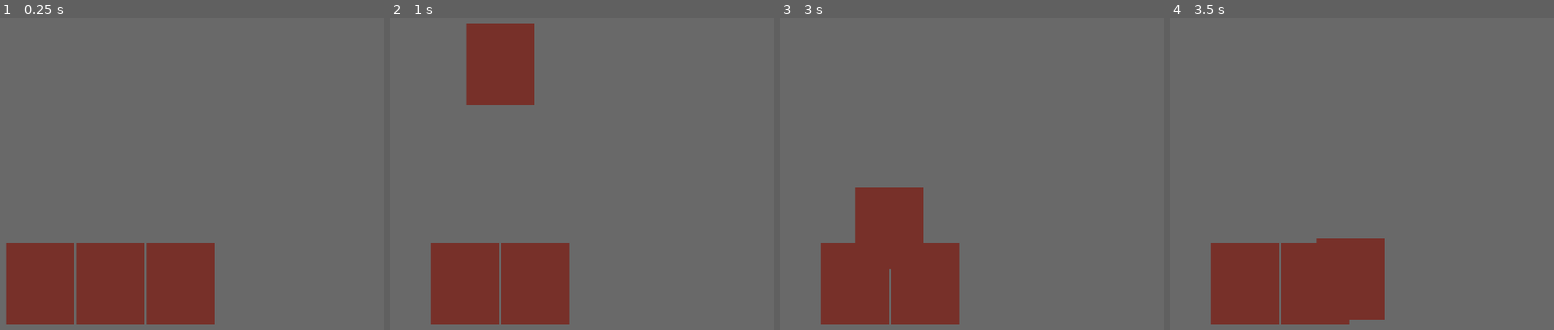
Above: before the commit, frames 1-4 (left to right).
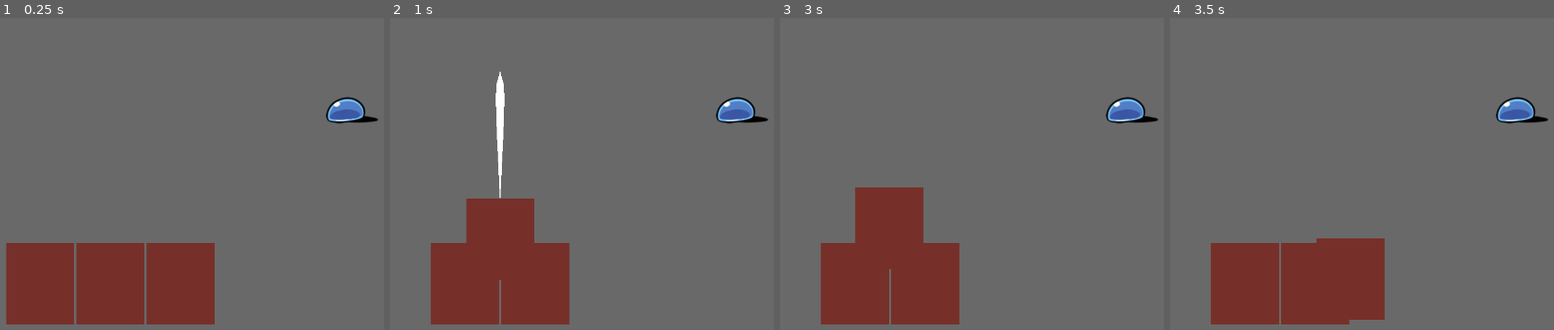
Above: after the commit, the same moments.

Repository: bhsaio145/SlayTheSpire-Clone
Game: Godot game, scene res://scenes/battle/battle_scene.tscn
The game is run twice, just before and just after one commit, with the same random seed, the same clock (stepped at 60 frames per second) and the same inputs.
Inputs (mouse positions are in pixels of both pictures, inside the frame that each line leads up to):
- Up to frame 1 (0.25 s): no input
- Up to frame 2 (1 s): tap Enter at 0.5 s; drag from (428, 289) to (501, 67) at 0.52 s
- Up to frame 3 (3 s): tap Space at 1.25, 2.75 s; drag from (852, 289) to (891, 67) at 1.27 s; tap Enter at 2 s; move the mouse to (891, 289) at 2.02 s; press the mouse at (891, 289) at 2.03 s; right-click (891, 289) at 2.3 s; release the mouse at (891, 289) at 2.75 s; drag from (852, 208) to (960, 283) at 2.77 s
- Up to frame 4 (3.5 s): no input

The runs differ from the first frame. In frame 1, 0.8% of the frame differs, in the area x 84-99%, y 25-34%; in frame 2, 8.4%, in the area x 19-99%, y 1-84%; in frame 3, 0.8%; in frame 4, 0.8%.

Commit message:
Added Aiming State to Cards

Diff:
--- /dev/null
+++ b/characters/players/bugeisha/cards/bugeisha_block.tres
@@ -0,0 +1,9 @@
+[gd_resource type="Resource" script_class="Card" load_steps=2 format=3 uid="uid://do6gr00gv7vib"]
+
+[ext_resource type="Script" path="res://resources/Card/card.gd" id="1_nch08"]
+
+[resource]
+script = ExtResource("1_nch08")
+id = "bugeisha_block"
+type = 1
+target = 0
--- /dev/null
+++ b/characters/players/bugeisha/cards/bugeisha_slash.tres
@@ -0,0 +1,9 @@
+[gd_resource type="Resource" script_class="Card" load_steps=2 format=3 uid="uid://b77bkrmwhme57"]
+
+[ext_resource type="Script" path="res://resources/Card/card.gd" id="1_bhp7k"]
+
+[resource]
+script = ExtResource("1_bhp7k")
+id = "bugeisha_slash"
+type = 0
+target = 1
--- a/project.godot
+++ b/project.godot
@@ -14,6 +14,10 @@
 run/main_scene="res://scenes/battle/battle_scene.tscn"
 config/features=PackedStringArray("4.2", "Forward Plus")
 config/icon="res://icon.svg"
+
+[autoload]
+
+Events="*res://resources/global/events.gd"
 
 [display]
 
@@ -38,3 +42,4 @@
 
 2d_physics/layer_1="Card Target Selector"
 2d_physics/layer_2="Card Drop Area"
+2d_physics/layer_3="Enemy"
--- a/resources/Card/Card States/card_state_aiming.gd
+++ b/resources/Card/Card States/card_state_aiming.gd
@@ -1 +1,25 @@
 extends CardStates
+
+const MOUSE_Y_SNAPBACK_THRESHOLD := 730
+
+func enter() -> void:
+	card_ui.targets.clear()
+	#snapping card to position, allow for aiming
+	var offset := Vector2(card_ui.parent.size.x/2, -card_ui.size.y/2)
+	offset.x -= card_ui.size.x/2
+	card_ui.animate_to_position(card_ui.parent.global_position + offset, 0.2)
+	card_ui.drop_detector.monitoring = false
+	Events.card_aim_started.emit(card_ui)
+
+func exit() -> void:
+	Events.card_aim_ended.emit(card_ui)
+
+func on_input(event: InputEvent) -> void:
+	var mouse_motion := event is InputEventMouseMotion
+	var mouse_at_bottom := card_ui.get_global_mouse_position().y > MOUSE_Y_SNAPBACK_THRESHOLD
+
+	if (mouse_motion and mouse_at_bottom) or event.is_action_pressed("right_mouse"):
+		transitionRequested.emit(self, CardStates.State.BASE)
+	elif event.is_action_released("left_mouse") or event.is_action_pressed("left_mouse"):
+		get_viewport().set_input_as_handled()
+		transitionRequested.emit(self, CardStates.State.RELEASED)
--- a/resources/Card/Card States/card_state_base.gd
+++ b/resources/Card/Card States/card_state_base.gd
@@ -3,6 +3,9 @@
 func enter() -> void:
 	if not card_ui.is_node_ready():
 		await card_ui.ready
+
+	if card_ui.tween and card_ui.tween.is_running():
+		card_ui.tween.kill()
 
 	card_ui.reparentRequest.emit(card_ui)
 	card_ui.pivot_offset = Vector2.ZERO
--- a/resources/Card/Card States/card_state_dragging.gd
+++ b/resources/Card/Card States/card_state_dragging.gd
@@ -17,7 +17,11 @@
 	var mouse_motion := event is InputEventMouseMotion
 	var cancel = event.is_action_pressed("right_mouse")
 	var confirm = event.is_action_pressed("left_mouse") or event.is_action_pressed("left_mouse")
+	var single_targeted := card_ui.card.is_single_targeted()
 
+	if single_targeted and mouse_motion and card_ui.targets.size() > 0:
+		transitionRequested.emit(self, CardStates.State.AIMING)
+		return
 	if mouse_motion:
 		card_ui.global_position = card_ui.get_global_mouse_position() - card_ui.pivot_offset
 	if cancel:
--- /dev/null
+++ b/resources/Card/Card Target Selector/card_arc.tscn
@@ -0,0 +1,9 @@
+[gd_scene load_steps=2 format=3 uid="uid://b7tufsgipea66"]
+
+[sub_resource type="Curve" id="Curve_tkwo8"]
+_data = [Vector2(0, 0.10989), 0.0, 0.714285, 0, 0, Vector2(0.857895, 1), -0.677161, -0.677161, 0, 0, Vector2(1, 0), 0.0, 0.0, 0, 0]
+point_count = 3
+
+[node name="CardArc" type="Line2D"]
+width = 15.0
+width_curve = SubResource("Curve_tkwo8")
--- /dev/null
+++ b/resources/Card/Card Target Selector/card_target_selector.gd
@@ -0,0 +1,65 @@
+extends Node2D
+
+const ARC_POINTS := 10
+
+@onready var area_2d: Area2D = $Area2D
+@onready var card_arc: Line2D = $"Card Arc Layer/CardArc"
+
+var current_card: CardUI
+var targeting := false
+
+func _ready():
+	Events.card_aim_started.connect(_on_card_aim_started)
+	Events.card_aim_ended.connect(_on_card_aim_ended)
+
+func _process(_delta):
+	if not targeting:
+		return
+
+	area_2d.position = get_local_mouse_position()
+	card_arc.points = _get_points()
+
+func _get_points() -> Array:
+	var points := []
+	var start := current_card.global_position
+	start.x += (current_card.size.x/2)
+	var target := get_local_mouse_position()
+	var distance := target - start
+
+	for i in range(ARC_POINTS):
+		var t := (1.0/ARC_POINTS) * i
+		var x := start.x + (distance.x/ARC_POINTS) * i
+		var y := start.y + ease_out_cubic(t) * distance.y
+		points.append(Vector2(x,y))
+
+	return points
+
+func ease_out_cubic(number: float) -> float:
+	return 1.0 - pow(1.0 - number, 3.0)
+
+func _on_card_aim_started(card: CardUI) -> void:
+	if not card.card.is_single_targeted():
+		return
+	targeting = true
+	area_2d.monitoring = true
+	area_2d.monitorable = true
+	current_card = card
+
+func _on_card_aim_ended(card: CardUI) -> void:
+	targeting = false
+	card_arc.clear_points()
+	area_2d.position = Vector2.ZERO
+	area_2d.monitoring = false
+	area_2d.monitorable = false
+	current_card = null
+
+func _on_area_2d_area_entered(area: Area2D) -> void:
+	if not current_card or not targeting:
+		return
+	if not current_card.targets.has(area):
+		current_card.targets.append(area)
+
+func _on_area_2d_area_exited(area: Area2D) -> void:
+	if not current_card or not targeting:
+		return
+	current_card.targets.erase(area)
--- /dev/null
+++ b/resources/Card/Card Target Selector/card_target_selector.tscn
@@ -0,0 +1,26 @@
+[gd_scene load_steps=4 format=3 uid="uid://bp65ma8q53un1"]
+
+[ext_resource type="Script" path="res://resources/Card/Card Target Selector/card_target_selector.gd" id="1_hb447"]
+[ext_resource type="PackedScene" uid="uid://b7tufsgipea66" path="res://resources/Card/Card Target Selector/card_arc.tscn" id="1_rdtkp"]
+
+[sub_resource type="RectangleShape2D" id="RectangleShape2D_rs3ei"]
+size = Vector2(5, 5)
+
+[node name="CardTargetSelector" type="Node2D"]
+script = ExtResource("1_hb447")
+
+[node name="Area2D" type="Area2D" parent="."]
+collision_mask = 4
+monitoring = false
+monitorable = false
+
+[node name="CollisionShape2D" type="CollisionShape2D" parent="Area2D"]
+shape = SubResource("RectangleShape2D_rs3ei")
+
+[node name="Card Arc Layer" type="CanvasLayer" parent="."]
+layer = 2
+
+[node name="CardArc" parent="Card Arc Layer" instance=ExtResource("1_rdtkp")]
+
+[connection signal="area_entered" from="Area2D" to="." method="_on_area_2d_area_entered"]
+[connection signal="area_exited" from="Area2D" to="." method="_on_area_2d_area_exited"]
--- /dev/null
+++ b/resources/Card/card.gd
@@ -0,0 +1,13 @@
+class_name Card
+extends Resource
+
+enum Type {ATTACK, SKILL, POWER}
+enum Target {SELF, SINGLE_ENEMY, ALL_ENEMIES, EVERYONE}
+
+@export_group("Card Attributes")
+@export var id: String
+@export var type: Type
+@export var target: Target
+
+func is_single_targeted() -> bool:
+	return target == Target.SINGLE_ENEMY
--- a/resources/Card/card_ui.gd
+++ b/resources/Card/card_ui.gd
@@ -3,12 +3,21 @@
 
 signal reparentRequest(whichCardUI: CardUI)
 
+@export var card: Card
+
 @onready var drop_detector = $DropDetector
 @onready var cardStateMachineNode: CardStateMachine = $CardStateMachine as CardStateMachine
 @onready var targets: Array[Node] = []
 
+var parent: Control
+var tween: Tween
+
 func _ready():
 	cardStateMachineNode.init(self)
+
+func animate_to_position(new_position: Vector2, duration: float) -> void:
+	tween = create_tween().set_trans(Tween.TRANS_CIRC).set_ease(Tween.EASE_OUT)
+	tween.tween_property(self, "global_position", new_position, duration)
 
 func _input(event: InputEvent) -> void:
 	cardStateMachineNode.on_input(event)
--- /dev/null
+++ b/resources/global/events.gd
@@ -0,0 +1,5 @@
+extends Node
+
+# Card-related events
+signal card_aim_started(cardui: CardUI)
+signal card_aim_ended(cardui: CardUI)
--- a/scenes/battle/battle_scene.tscn
+++ b/scenes/battle/battle_scene.tscn
@@ -1,10 +1,17 @@
-[gd_scene load_steps=4 format=3 uid="uid://byit6owstnc2k"]
+[gd_scene load_steps=9 format=3 uid="uid://byit6owstnc2k"]
 
 [ext_resource type="PackedScene" uid="uid://bk6ewq2xdo3sp" path="res://resources/Card/card_ui.tscn" id="1_iyvs1"]
 [ext_resource type="Script" path="res://scenes/ui/hand.gd" id="1_jikge"]
+[ext_resource type="PackedScene" uid="uid://bp65ma8q53un1" path="res://resources/Card/Card Target Selector/card_target_selector.tscn" id="2_a82x8"]
+[ext_resource type="Resource" uid="uid://b77bkrmwhme57" path="res://characters/players/bugeisha/cards/bugeisha_slash.tres" id="3_mawjd"]
+[ext_resource type="Resource" uid="uid://do6gr00gv7vib" path="res://characters/players/bugeisha/cards/bugeisha_block.tres" id="4_w8ltb"]
+[ext_resource type="Texture2D" uid="uid://q771uvi1timh" path="res://assets/characters/slime_normal/slime_normal_sprite.png" id="5_vdn8j"]
 
 [sub_resource type="RectangleShape2D" id="RectangleShape2D_6qdbf"]
 size = Vector2(1360, 565)
+
+[sub_resource type="RectangleShape2D" id="RectangleShape2D_rtqh4"]
+size = Vector2(114, 70)
 
 [node name="battle scene" type="Node2D"]
 metadata/_edit_lock_ = true
@@ -21,6 +28,20 @@
 [node name="CardDropCollision" type="CollisionShape2D" parent="CardDropArea"]
 position = Vector2(680, 282.5)
 shape = SubResource("RectangleShape2D_6qdbf")
+debug_color = Color(0, 0.6, 0.701961, 0.129412)
+
+[node name="enemy" type="Area2D" parent="."]
+collision_layer = 4
+
+[node name="Sprite2D" type="Sprite2D" parent="enemy"]
+position = Vector2(1116, 357)
+texture = ExtResource("5_vdn8j")
+
+[node name="CollisionShape2D" type="CollisionShape2D" parent="enemy"]
+position = Vector2(1123, 359)
+shape = SubResource("RectangleShape2D_rtqh4")
+
+[node name="CardTargetSelector" parent="." instance=ExtResource("2_a82x8")]
 
 [node name="battle UI" type="CanvasLayer" parent="." groups=["ui_layer"]]
 
@@ -40,9 +61,12 @@
 
 [node name="Card UI" parent="battle UI/Hand" instance=ExtResource("1_iyvs1")]
 layout_mode = 2
+card = ExtResource("3_mawjd")
 
 [node name="Card UI2" parent="battle UI/Hand" instance=ExtResource("1_iyvs1")]
 layout_mode = 2
+card = ExtResource("3_mawjd")
 
 [node name="Card UI3" parent="battle UI/Hand" instance=ExtResource("1_iyvs1")]
 layout_mode = 2
+card = ExtResource("4_w8ltb")
--- a/scenes/ui/hand.gd
+++ b/scenes/ui/hand.gd
@@ -3,6 +3,7 @@
 func _ready():
 	for child in get_children():
 		var card_ui := child as CardUI
+		card_ui.parent = self
 		card_ui.reparentRequest.connect(_on_card_ui_reparentRequested)
 
 func _on_card_ui_reparentRequested(child: CardUI) -> void:
Binary file added: assets/characters/bugeisha/bugeisha_sprite.png
Not shown, added: assets/characters/bugeisha/bugeisha_sprite.png.import
Binary file added: assets/characters/slime_normal/slime_normal_sprite.png
Not shown, added: assets/characters/slime_normal/slime_normal_sprite.png.import
